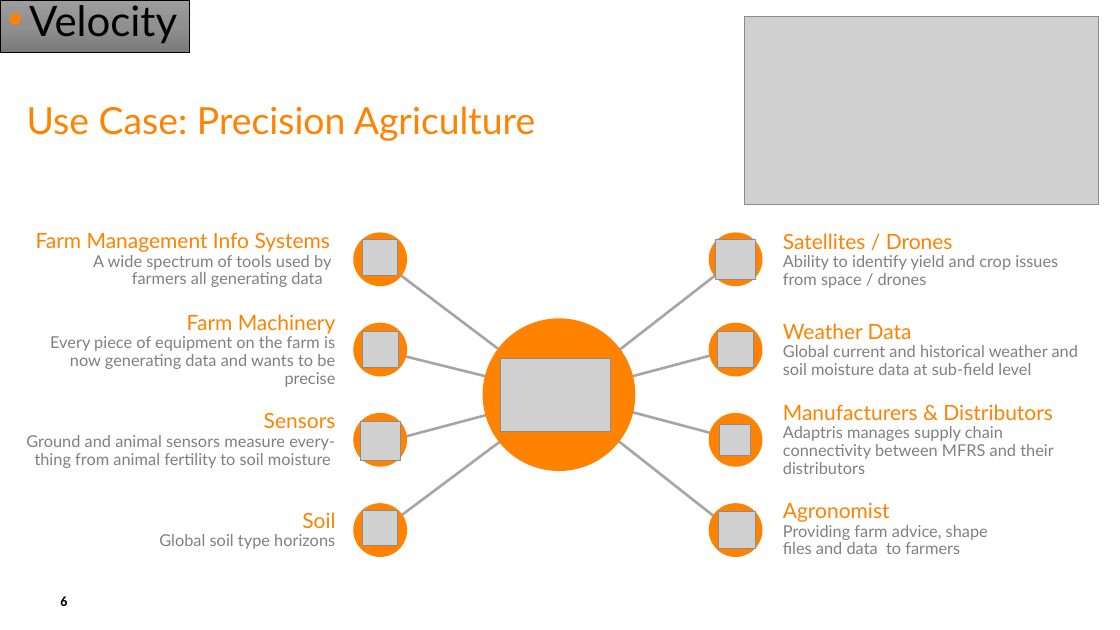
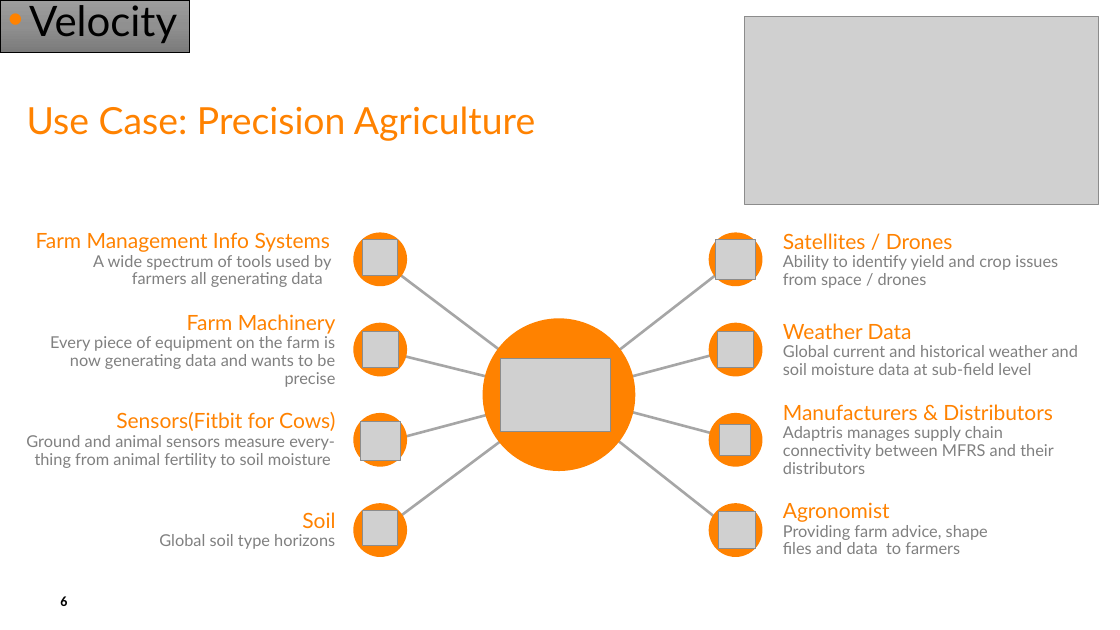
Before and after one commit to hpcc-systems/Solutions-ECL-Training, a slide deck: slide 6 of Taxi_Tutorial/Data_Lake_NYC_Taxi_Data.pptx. Drawn at 1120x630 pixels with LibreOffice and Linux fonts; fonts in the diff are those of the drawing; grey boxes stand for pictures; background and template pictures are left out. Boxes give left, top, right and bottom in pixels: in the first picture for what was removed or moved away, otherwise in the second. Text is boxed around its words. In the diff, an @@ line names an element or a change of style, - is before the commit and + after.

```diff
--- a/Taxi_Tutorial/Data_Lake_NYC_Taxi_Data.pptx
+++ b/Taxi_Tutorial/Data_Lake_NYC_Taxi_Data.pptx
@@ text at [116,412,335,431]: text changed @@
-Sensors
+Sensors(Fitbit for Cows)
```
Also in this commit, not shown: 1 other slide changed.
